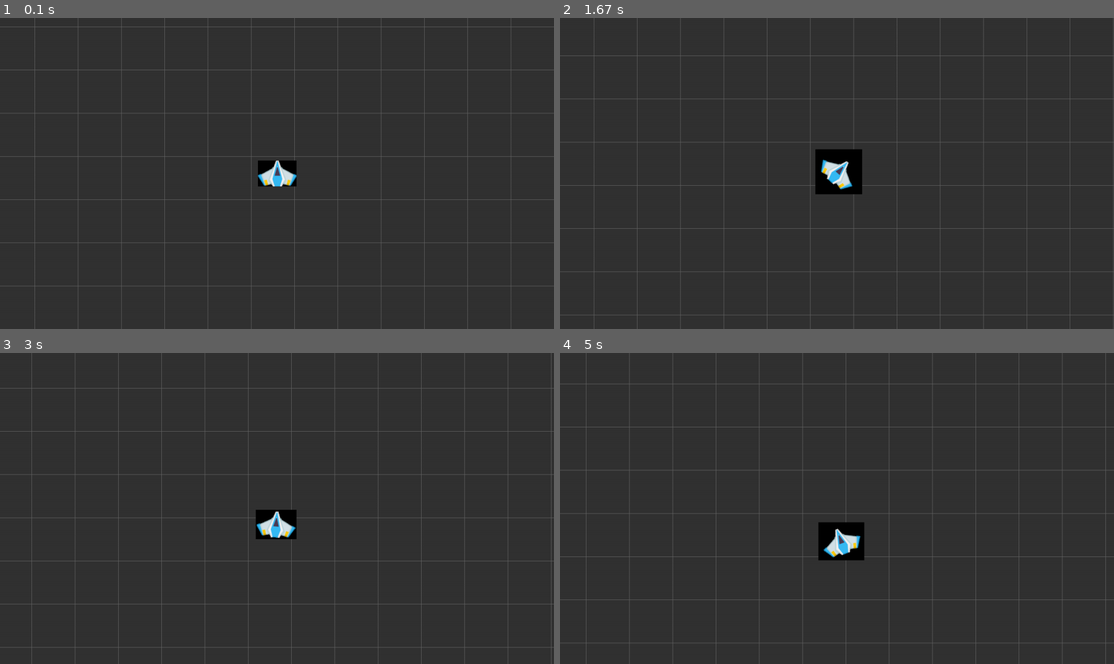
Above: before the commit, frames 1-4 (two rows, left to right).
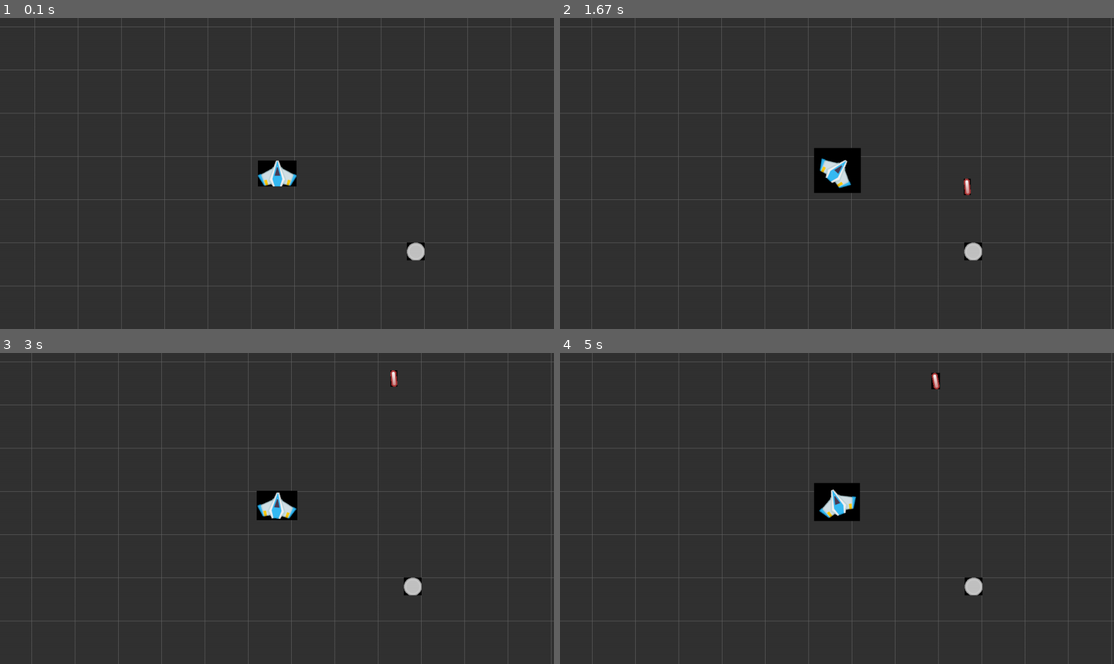
Above: after the commit, the same moments.

Repository: genericprogrammerdude/pygamengn
Game: pygame game, started from main.py
Two runs of this game, one before a commit and one after it. Both use one fixed random seed, a clock stepped at 60 frames per second and the inputs below.
Inputs:
- Up to frame 1 (0.1 s): no input
- Up to frame 2 (1.67 s): hold F 0.33-0.8 s; hold D 0.33-0.8 s; tap E at 0.83 s
- Up to frame 3 (3 s): hold S 2.17-2.63 s; hold D from 2.67 s (still down); tap F at 2.73 s
- Up to frame 4 (5 s): tap F at 3.03, 3.4, 3.8, 4.1, 4.3, 4.6, 4.8 s; release D at 3.3 s; hold S 3.33-3.7 s; hold D 3.73-4.2 s; tap E at 3.88 s; hold D 4.23-4.7 s; hold S from 4.73 s (still down)

The runs differ from the first frame. In frame 1, 0.2% of the frame differs, in the area x 73-77%, y 72-79%; in frame 2, 4.7%; in frame 3, 3.2%; in frame 4, 6.2%, in the area x 0-100%, y 0-100%.

Commit message:
Working on the turret

Diff:
--- a/GameEngine/camera_aware_group.py
+++ b/GameEngine/camera_aware_group.py
@@ -2,7 +2,7 @@
 import pygame
 
 
-class CameraAwareGroup(pygame.sprite.Group):
+class CameraAwareGroup(pygame.sprite.LayeredUpdates):
 
     def __init__(self, target, world_rect, view_rect, grid_draw=False, grid_color=(100, 100, 100), grid_interval=100):
         super().__init__()
@@ -24,7 +24,7 @@
             # Keep the view_rect centered with the target's rect center
             x = -self.target.rect.center[0] + self.view_rect.width / 2.0
             y = -self.target.rect.center[1] + self.view_rect.height / 2.0
-            self.cam += (pygame.Vector2((x, y)) - self.cam) * 0.025
+            self.cam += (pygame.Vector2((x, y)) - self.cam) * 0.05
             if self.world_rect.width > 0 and self.world_rect.height > 0:
                 # Keep the camera within the world_rect if one was given
                 self.cam.x = max(-(self.world_rect.width - self.view_rect.width), min(0, self.cam.x))
--- a/GameEngine/game_object.py
+++ b/GameEngine/game_object.py
@@ -14,7 +14,6 @@
         self.scale = 1.0
         self.angle = 0.0
         self.pos = pygame.math.Vector2(0.0, 0.0)
-        self.velocity = 0.0
 
     def update(self, delta):
         """Updates the game object. Delta time is in ms."""
@@ -26,17 +25,8 @@
         self.rect = self.image.get_rect()
 
         # Translate
-        delta_pos = pygame.math.Vector2()
-        delta_pos.from_polar((delta / -1000.0 * self.velocity, 90.0 - self.angle))
-        self.pos = self.pos + delta_pos
-        self.velocity = self.velocity * 0.95
-
         topleft = self.pos - pygame.math.Vector2(self.rect.width / 2.0, self.rect.height / 2.0)
         self.rect.topleft = pygame.Vector2(round(topleft.x), round(topleft.y))
-
-    def set_velocity(self, velocity):
-        """Sets the game object's velocity in screen units per second."""
-        self.velocity = velocity
 
     def set_scale(self, scale):
         """Sets the scale of the sprite."""
--- /dev/null
+++ b/GameEngine/ship.py
@@ -0,0 +1,27 @@
+import pygame
+from game_object import GameObject
+
+
+class Ship(GameObject):
+    """Space ship game object."""
+
+    def __init__(self, image_fname, velocity_decay_factor=1.0):
+        super().__init__(image_fname)
+        self.velocity = 0.0
+        self.velocity_decay_factor = velocity_decay_factor
+
+    def update(self, delta):
+        """Updates the ship."""
+
+        # Translate according to velocity
+        delta_pos = pygame.math.Vector2()
+        delta_pos.from_polar((delta / -1000.0 * self.velocity, 90.0 - self.angle))
+        self.pos = self.pos + delta_pos
+        self.velocity = self.velocity * self.velocity_decay_factor
+
+        # Now do the regular GameObject update
+        super().update(delta)
+
+    def set_velocity(self, velocity):
+        """Sets the ship's velocity in screen units per second."""
+        self.velocity = velocity
--- /dev/null
+++ b/GameEngine/turret.py
@@ -0,0 +1,38 @@
+from game_object import GameObject
+from ship import Ship
+
+
+class Turret(GameObject):
+    """Turret that will fire at the given target."""
+
+    def __init__(self, base_image_fname, laser_image_fname):
+        super().__init__(base_image_fname)
+        self.laser_image_fname = laser_image_fname
+        self.target = None
+        self.fire_freq = 500
+        self.time_since_last_fire = 0
+
+    def set_target(self, target):
+        """Sets the target to attack."""
+        self.target = target
+
+    def update(self, delta):
+        super().update(delta)
+
+        self.time_since_last_fire = self.time_since_last_fire + delta
+        if self.time_since_last_fire >= self.fire_freq and self.target != None:
+            self.fire()
+
+    def fire(self):
+        """Fires a shot at the target."""
+
+        fire_dir = self.pos - self.target.pos
+        fire_dir.normalize()
+        angle, _ = fire_dir.as_polar()
+        shot = Ship(self.laser_image_fname)
+        shot.set_pos(self.pos)
+        shot.set_angle(angle)
+        shot.set_velocity(1000)
+        self.groups()[0].add(shot)
+
+        self.time_since_last_fire = 0
--- a/main.py
+++ b/main.py
@@ -10,17 +10,25 @@
     # Create world
     screen = pygame.display.set_mode(size)
     world_rect = pygame.Rect(0, 0, size[0] * 2, size[1] * 2)
-    screen_rect = pygame.Rect(0, 0, size[0], size[1])
+    screen_rect = screen.get_rect()
 
     # Create player
-    player = GameObject("Assets/SpaceShooterRedux/PNG/playerShip2_blue.png")
-    player.set_pos((screen.get_rect().width / 2, screen.get_rect().height / 2))
+    player = Ship("Assets/SpaceShooterRedux/PNG/playerShip2_blue.png", 0.5)
+    player.set_pos((screen_rect.width / 2, screen_rect.height / 2))
     player.set_scale(0.8)
     linear_velocity = 150.0
     angular_velocity = 1.5
 
-    # Add player to group of game objects
+    # Create a turret
+    turret = Turret("Assets/SpaceShooterRedux/PNG/Parts/turretBase_big.png",
+                    "Assets/SpaceShooterRedux/PNG/Lasers/laserRed06.png")
+    turret.set_pos((screen_rect.width * 0.75, screen_rect.height * 0.75))
+    turret.set_target(player)
+
+    # Add player and turret to group of game objects
     game_objects = CameraAwareGroup(player, world_rect, screen_rect, True)
+    game_objects.add(turret)
+    game_objects.move_to_back(turret)
 
     clock = pygame.time.Clock()
     running = True
@@ -43,7 +51,7 @@
         if pressed_keys[pygame.K_e]:
             player.set_velocity(linear_velocity)
         if pressed_keys[pygame.K_d]:
-            player.set_velocity(-linear_velocity)
+            player.set_velocity(player.velocity * 0.8)
 
         # Update groups
         game_objects.update(clock.get_time())
@@ -61,7 +69,8 @@
 if __name__ == "__main__":
     from sys import path
     path.append(r"./GameEngine")
-    from game_object import GameObject
+    from ship import Ship
     from camera_aware_group import CameraAwareGroup
+    from turret import Turret
 
     main()
